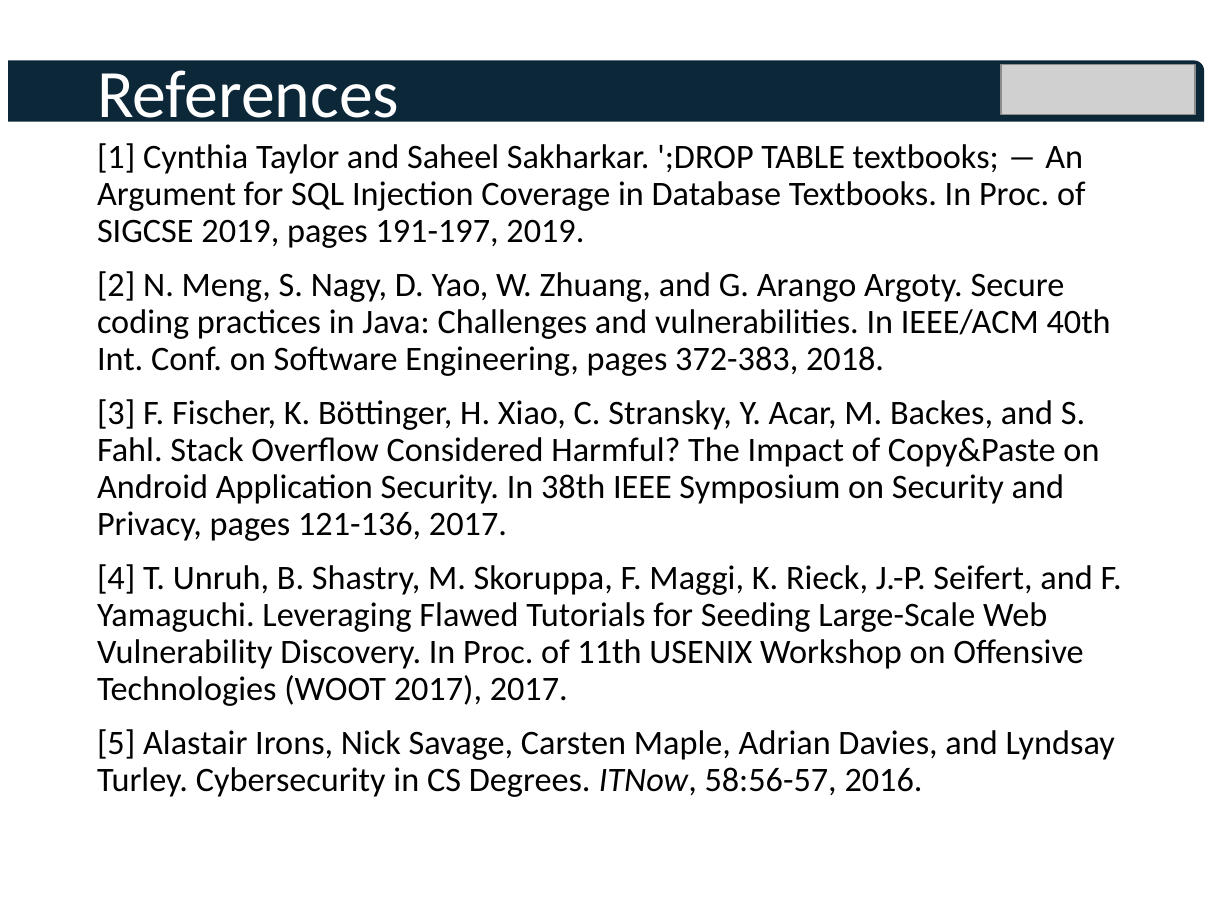
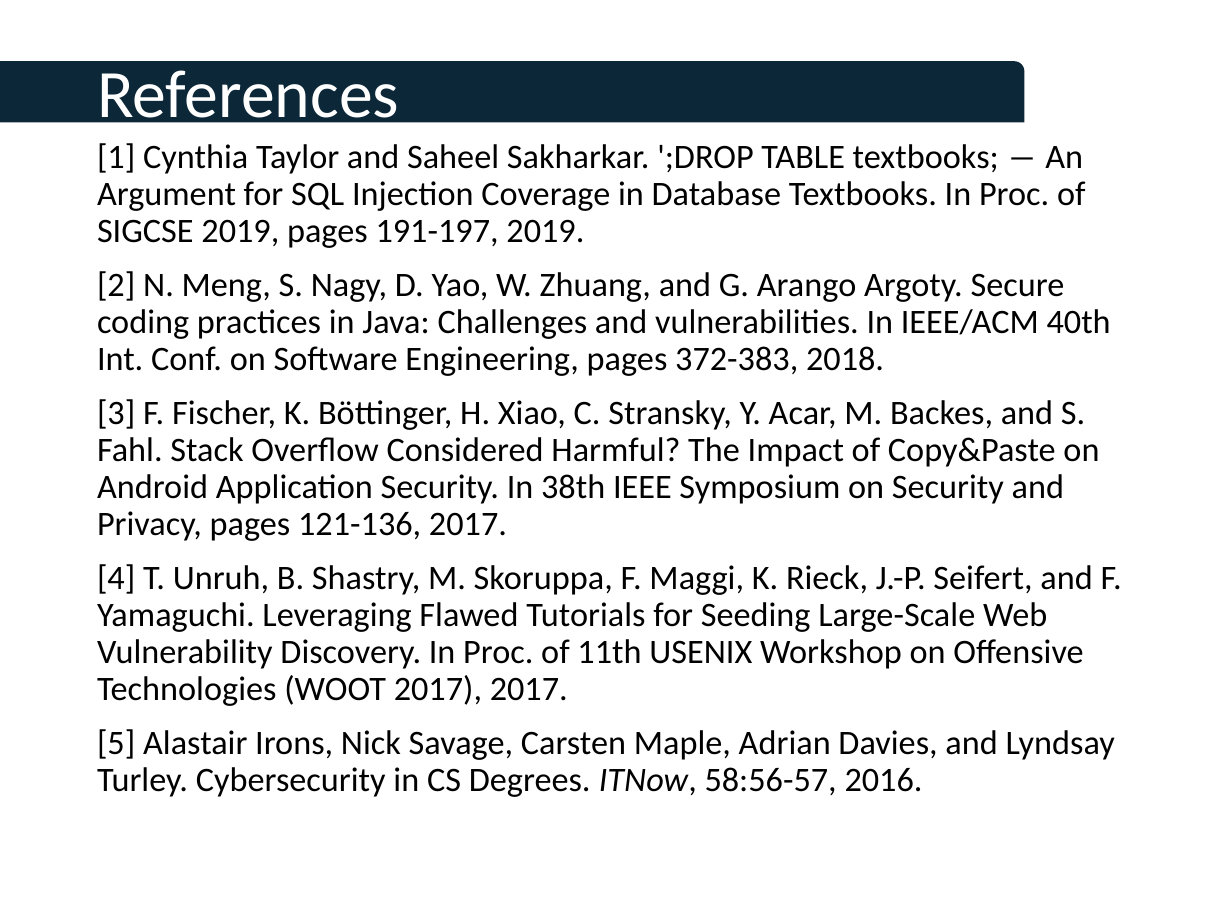
Before and after one commit to tomcrick/FIE2019, a slide deck: slide 12 of TalkatFI2019.pptx. Drawn at 1232x924 pixels with LibreOffice and Linux fonts; fonts in the diff are those of the drawing; grey boxes stand for pictures; background and template pictures are left out. Boxes give left, top, right and bottom in pixels: in the first picture for what was removed or moved away, otherwise in the second. Text is boxed around its words. In the diff, an @@ line names an element or a change of style, - is before the commit and + after.

```diff
--- a/TalkatFI2019.pptx
+++ b/TalkatFI2019.pptx
@@ round rect added at (x1=0, y1=62, x2=1025, y2=123), fill #0C2738 @@
@@ round rect removed at (x1=9, y1=60, x2=1205, y2=122) @@
@@ picture removed at (x1=1002, y1=64, x2=1195, y2=115) @@
```
Also in this commit, not shown: 10 other slides changed.
